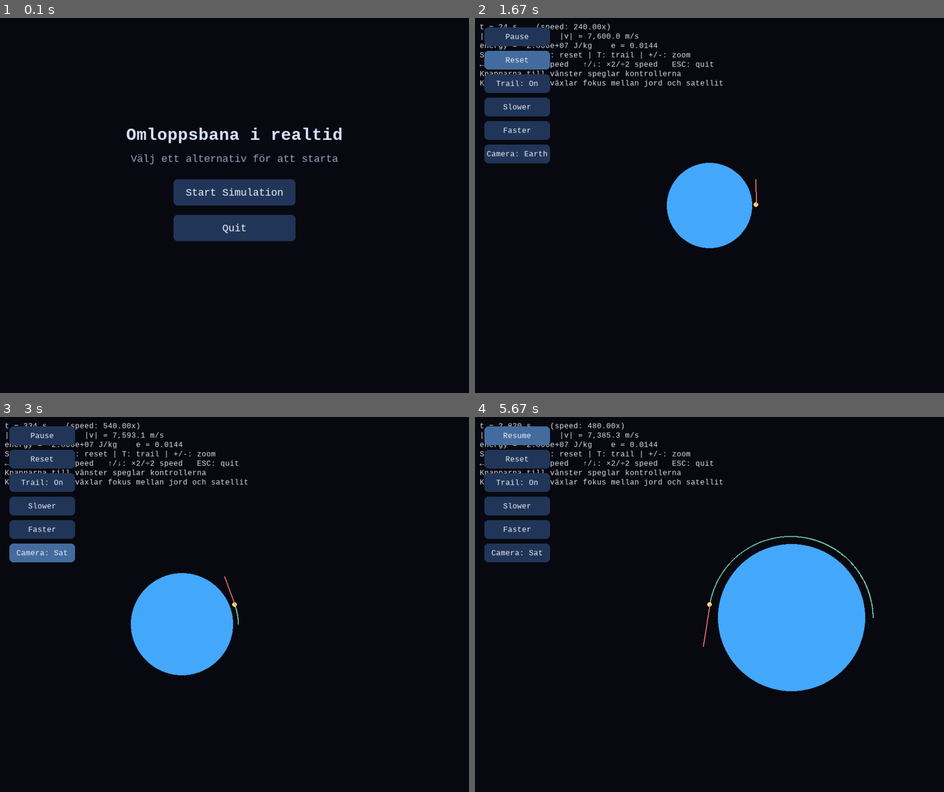
Above: before the commit, frames 1-4 (two rows, left to right).
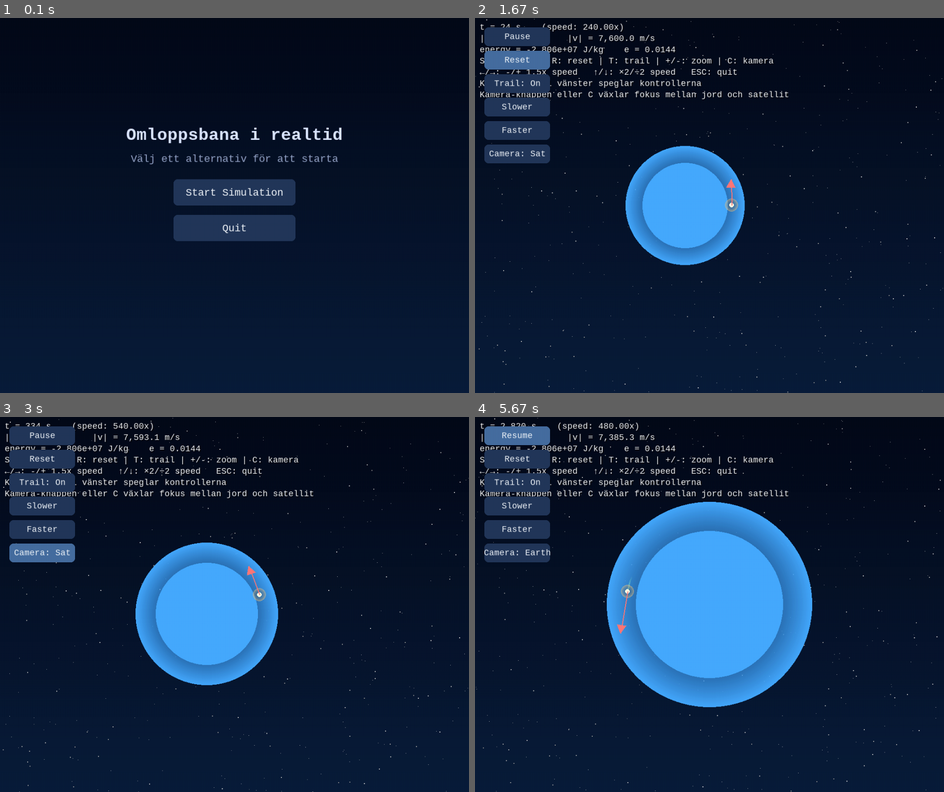
Above: after the commit, the same moments.

Repository: askel-dev/gymnasiearbete-omloppsbana
Game: pygame game, started from src/orbit_pygame.py
Same seed, same stepped clock (60 frames per second), same inputs: the game is played once before the commit and once after it.
Inputs:
- Up to frame 1 (0.1 s): no input
- Up to frame 2 (1.67 s): click "Start Simulation" at 0.38 s; tap = at 0.67 s; hold C 1-1.47 s; hold Right 1-1.47 s; tap Space at 1.07, 1.37 s; click "Reset" at 1.55 s
- Up to frame 3 (3 s): hold C 1.83-2.3 s; hold Right 1.83-2.3 s; tap Space at 1.9, 2.2, 2.4, 2.7 s; tap = at 1.98 s; hold Right 2.33-2.8 s; click "Camera: Earth" at 2.88 s
- Up to frame 4 (5.67 s): hold C 3.17-3.47 s; hold Up 3.17-3.47 s; tap Space at 3.23, 3.57, 4.4, 4.7, 4.97, 5.63 s; tap = at 3.32, 4.48 s; hold Up 3.5-3.8 s; hold Left 4.33-4.87 s; hold Down 4.9-5.2 s; click "Resume" at 5.28 s; hold Left from 5.57 s (still down)

The runs differ from the first frame. In frame 1, 46% of the frame differs, in the area x 0-100%, y 49-100%; in frame 2, 52%; in frame 3, 52%; in frame 4, 59%, in the area x 0-100%, y 0-100%.

Commit message:
Enhance orbit simulation visuals

Diff:
--- a/src/orbit_pygame.py
+++ b/src/orbit_pygame.py
@@ -1,14 +1,138 @@
 # src/orbit_pygame.py
 import json
 import math
+import random
 import time
 import pygame
 import sys
 import numpy as np
 from collections import deque
-from itertools import islice
+from functools import lru_cache
 
 from logging_utils import RunLogger
+
+
+def create_vertical_gradient(width: int, height: int, top_color: tuple[int, int, int], bottom_color: tuple[int, int, int]) -> pygame.Surface:
+    surface = pygame.Surface((width, height))
+    for y in range(height):
+        ratio = y / max(1, height - 1)
+        color = tuple(
+            int(top_color[i] + (bottom_color[i] - top_color[i]) * ratio)
+            for i in range(3)
+        )
+        pygame.draw.line(surface, color, (0, y), (width, y))
+    return surface.convert()
+
+
+def draw_text_with_shadow(surface: pygame.Surface, font: pygame.font.Font, text: str, position: tuple[int, int]) -> None:
+    shadow_color = HUD_SHADOW_COLOR[:3]
+    shadow_surf = font.render(text, True, shadow_color)
+    if len(HUD_SHADOW_COLOR) == 4:
+        shadow_surf.set_alpha(HUD_SHADOW_COLOR[3])
+    text_surf = font.render(text, True, HUD_TEXT_COLOR)
+    x, y = position
+    surface.blit(shadow_surf, (x + 2, y + 2))
+    surface.blit(text_surf, position)
+
+
+def create_radial_surface(
+    radius: int,
+    inner_color: tuple[int, ...],
+    outer_color: tuple[int, ...],
+) -> pygame.Surface:
+    size = radius * 2
+    surface = pygame.Surface((size, size), pygame.SRCALPHA)
+    cx = cy = radius
+    inner_rgba = list(inner_color) + [255] if len(inner_color) == 3 else list(inner_color)
+    outer_rgba = list(outer_color) + [0] if len(outer_color) == 3 else list(outer_color)
+    for r in range(radius, 0, -1):
+        t = r / radius
+        color = [
+            int(inner_rgba[i] * t + outer_rgba[i] * (1 - t))
+            for i in range(4)
+        ]
+        pygame.draw.circle(surface, color, (cx, cy), r)
+    return surface
+
+
+@lru_cache(maxsize=128)
+def _earth_surface(radius: int) -> pygame.Surface:
+    glow_radius = max(radius + 20, int(radius * 1.4))
+    surface_size = glow_radius * 2
+    surface = pygame.Surface((surface_size, surface_size), pygame.SRCALPHA)
+    glow_surface = create_radial_surface(glow_radius, EARTH_CORE_COLOR + (255,), EARTH_GLOW_COLOR + (0,))
+    surface.blit(glow_surface, (0, 0))
+    pygame.draw.circle(surface, EARTH_CORE_COLOR, (glow_radius, glow_radius), radius)
+    return surface
+
+
+def draw_earth(surface: pygame.Surface, position: tuple[int, int], radius: int) -> None:
+    if radius <= 0:
+        return
+    earth_surface = _earth_surface(radius)
+    rect = earth_surface.get_rect(center=position)
+    surface.blit(earth_surface, rect)
+
+
+@lru_cache(maxsize=1)
+def _satellite_surface() -> pygame.Surface:
+    halo_radius = 14
+    surface = pygame.Surface((halo_radius * 2, halo_radius * 2), pygame.SRCALPHA)
+    halo_surface = create_radial_surface(halo_radius, SAT_HALO_COLOR, (0, 0, 0, 0))
+    surface.blit(halo_surface, (0, 0))
+    pygame.draw.circle(surface, SAT_COLOR, (halo_radius, halo_radius), 5)
+    return surface
+
+
+def draw_satellite(surface: pygame.Surface, position: tuple[int, int]) -> None:
+    sat_surface = _satellite_surface()
+    rect = sat_surface.get_rect(center=position)
+    surface.blit(sat_surface, rect)
+
+
+def draw_velocity_arrow(surface: pygame.Surface, start: tuple[int, int], end: tuple[int, int], head_length: int, head_angle: float) -> None:
+    pygame.draw.line(surface, VEL_COLOR, start, end, 2)
+    angle = math.atan2(start[1] - end[1], end[0] - start[0])
+    left = (
+        int(end[0] - head_length * math.cos(angle - head_angle)),
+        int(end[1] + head_length * math.sin(angle - head_angle)),
+    )
+    right = (
+        int(end[0] - head_length * math.cos(angle + head_angle)),
+        int(end[1] + head_length * math.sin(angle + head_angle)),
+    )
+    pygame.draw.polygon(surface, VEL_COLOR, [end, left, right])
+
+
+def generate_starfield(num_stars: int) -> list[dict[str, float | tuple[int, int]]]:
+    stars: list[dict[str, float | tuple[int, int]]] = []
+    for _ in range(num_stars):
+        x = random.uniform(0, WIDTH)
+        y = random.uniform(0, HEIGHT)
+        size = random.choice([1, 1, 1, 2])
+        brightness = random.randint(140, 220)
+        parallax = random.uniform(0.05, 0.35)
+        stars.append({
+            "pos": (x, y),
+            "size": size,
+            "brightness": brightness,
+            "parallax": parallax,
+        })
+    return stars
+
+
+def draw_starfield(surface: pygame.Surface, camera_center: np.ndarray, ppm: float) -> None:
+    offset_x = camera_center[0] * ppm
+    offset_y = camera_center[1] * ppm
+    for star in STARFIELD:
+        base_x, base_y = star["pos"]  # type: ignore[index]
+        parallax = star["parallax"]  # type: ignore[index]
+        sx = int((base_x - offset_x * parallax) % WIDTH)
+        sy = int((base_y + offset_y * parallax) % HEIGHT)
+        brightness = star["brightness"]  # type: ignore[index]
+        color = (brightness, brightness, brightness)
+        size = star["size"]  # type: ignore[index]
+        surface.fill(color, (sx, sy, size, size))
 
 # =======================
 #   FYSIK & KONSTANTER
@@ -27,26 +151,34 @@
 DT_PHYS = 0.25                 # fysikens tidssteg (sekunder)
 REAL_TIME_SPEED = 240.0        # sim-sek per real-sek (startvärde)
 MAX_SUBSTEPS = 20             # skydd mot för många fysiksteg/frame
-TRAIL_MAX = 99999              # punkter i spår
-TRAIL_DRAW_MAX = 2000          # max punkter att rita per frame
 LOG_EVERY_STEPS = 20           # logga var 20:e fysiksteg
 ESCAPE_RADIUS_FACTOR = 20.0
+TRAIL_FADE_ALPHA = 12
 
 # =======================
 #   RIT- & KONTROLL-SETTINGS
 # =======================
 WIDTH, HEIGHT = 1000, 800
-BG_COLOR = (10, 12, 18)
-EARTH_COLOR = (70, 170, 255)
-SAT_COLOR = (255, 230, 120)
-TRAIL_COLOR = (120, 210, 180)
-HUD_COLOR = (220, 230, 240)
+BG_COLOR_TOP = (5, 10, 25)
+BG_COLOR_BOTTOM = (10, 30, 60)
+EARTH_CORE_COLOR = (70, 170, 255)
+EARTH_GLOW_COLOR = (30, 110, 200)
+SAT_COLOR = (255, 255, 230)
+SAT_HALO_COLOR = (255, 200, 120, 120)
+TRAIL_COLOR = (140, 240, 200)
+TRAIL_COLOR_ALPHA = (140, 240, 200, 220)
+HUD_TEXT_COLOR = (245, 245, 245)
+HUD_SHADOW_COLOR = (0, 0, 0, 160)
 VEL_COLOR = (255, 120, 120)
 BUTTON_COLOR = (35, 55, 90)
 BUTTON_HOVER_COLOR = (70, 110, 160)
 BUTTON_TEXT_COLOR = (240, 245, 250)
 MENU_TITLE_COLOR = (220, 230, 255)
 MENU_SUBTITLE_COLOR = (150, 165, 200)
+PERICENTER_COLOR = (255, 180, 120)
+APOCENTER_COLOR = (120, 200, 255)
+
+STARFIELD: list[dict[str, float | tuple[int, int]]] = []
 
 PIXELS_PER_METER = 0.25 * (min(WIDTH, HEIGHT) / (2.0 * np.linalg.norm(R0)))
 MIN_PPM = 1e-7
@@ -126,9 +258,14 @@
     pygame.display.set_caption("Omloppsbana i realtid (Pygame + RK4)")
     screen = pygame.display.set_mode((WIDTH, HEIGHT))
     clock = pygame.time.Clock()
-    font = pygame.font.SysFont("consolas", 18)
+    font = pygame.font.SysFont("consolas", 20)
     title_font = pygame.font.SysFont("consolas", 40, bold=True)
     subtitle_font = pygame.font.SysFont("consolas", 24)
+
+    gradient_bg = create_vertical_gradient(WIDTH, HEIGHT, BG_COLOR_TOP, BG_COLOR_BOTTOM)
+    global STARFIELD
+    if not STARFIELD:
+        STARFIELD = generate_starfield(450)
 
     # Simuleringsstate
     r = R0.copy()
@@ -136,12 +273,24 @@
     t_sim = 0.0
     paused = False
     show_trail = True
-    trail = deque(maxlen=TRAIL_MAX)
     ppm = PIXELS_PER_METER
+    ppm_target = ppm
     real_time_speed = REAL_TIME_SPEED
     camera_mode = "earth"
+    camera_center = np.array([0.0, 0.0], dtype=float)
+    camera_target = np.array([0.0, 0.0], dtype=float)
 
     vel_vector_scale = 500.0  # endast visuellt
+    arrow_head_length = 20
+    arrow_head_angle = math.radians(28)
+
+    trail_surface = pygame.Surface((WIDTH, HEIGHT), pygame.SRCALPHA)
+    trail_surface.fill((0, 0, 0, 0))
+    trail_prev_screen_pos: tuple[int, int] | None = None
+    trail_last_ppm = ppm
+    trail_last_camera = camera_center.copy()
+
+    orbit_markers: deque[tuple[str, float, float]] = deque(maxlen=20)
 
     # tidsackumulator för fast fysik
     accumulator = 0.0
@@ -162,16 +311,17 @@
             logger = None
 
     def reset():
-        nonlocal r, v, t_sim, trail, paused, ppm, real_time_speed
+        nonlocal r, v, t_sim, paused, ppm, real_time_speed
         nonlocal accumulator, last_time, log_step_counter, prev_r, prev_dr
-        nonlocal impact_logged, escape_logged
+        nonlocal impact_logged, escape_logged, ppm_target
+        nonlocal trail_prev_screen_pos, trail_last_ppm, trail_last_camera, camera_center, orbit_markers, camera_target
         close_logger()
         r = R0.copy()
         v = V0.copy()
         t_sim = 0.0
-        trail = deque(maxlen=TRAIL_MAX)
         paused = False
         ppm = PIXELS_PER_METER
+        ppm_target = ppm
         real_time_speed = REAL_TIME_SPEED
         accumulator = 0.0
         last_time = time.perf_counter()
@@ -180,6 +330,13 @@
         prev_dr = None
         impact_logged = False
         escape_logged = False
+        trail_surface.fill((0, 0, 0, 0))
+        trail_prev_screen_pos = None
+        trail_last_ppm = ppm
+        orbit_markers.clear()
+        camera_center[:] = (0.0, 0.0)
+        camera_target[:] = (0.0, 0.0)
+        trail_last_camera = camera_center.copy()
 
     state = "menu"
     escape_radius_limit = ESCAPE_RADIUS_FACTOR * float(np.linalg.norm(R0))
@@ -342,9 +499,9 @@
                     elif event.key == pygame.K_t:
                         show_trail = not show_trail
                     elif event.key in (pygame.K_EQUALS, pygame.K_PLUS):
-                        ppm = clamp(ppm * 1.2, MIN_PPM, MAX_PPM)     # zoom in
+                        ppm_target = clamp(ppm_target * 1.2, MIN_PPM, MAX_PPM)     # zoom in
                     elif event.key == pygame.K_MINUS:
-                        ppm = clamp(ppm / 1.2, MIN_PPM, MAX_PPM)     # zoom out
+                        ppm_target = clamp(ppm_target / 1.2, MIN_PPM, MAX_PPM)     # zoom out
 
                     # ---- Piltangenter styr simhastighet (ingen boost längre) ----
                     elif event.key == pygame.K_RIGHT:
@@ -355,6 +512,8 @@
                         real_time_speed = min(real_time_speed * 2.0, 10_000.0)
                     elif event.key == pygame.K_DOWN:
                         real_time_speed = max(real_time_speed / 2.0, 0.1)
+                    elif event.key == pygame.K_c:
+                        toggle_camera()
             if state == "menu":
                 for btn in menu_buttons:
                     btn.handle_event(event)
@@ -363,7 +522,7 @@
                     btn.handle_event(event)
 
         if state == "menu":
-            screen.fill(BG_COLOR)
+            screen.blit(gradient_bg, (0, 0))
             title_surf = title_font.render("Omloppsbana i realtid", True, MENU_TITLE_COLOR)
             subtitle_surf = subtitle_font.render("Välj ett alternativ för att starta", True, MENU_SUBTITLE_COLOR)
             title_rect = title_surf.get_rect(center=(WIDTH // 2, HEIGHT // 2 - 150))
@@ -397,46 +556,41 @@
             for _ in range(steps_to_run):
                 r, v = rk4_step(r, v, dt_step)
                 t_sim += dt_step
-                if show_trail:
-                    trail.append((r[0], r[1]))
+                rmag = float(np.linalg.norm(r))
+                event_logged = False
+                event_type: str | None = None
+                prev_radius = prev_r
+                dr = None
+                if prev_radius is not None:
+                    dr = rmag - prev_radius
+                    if prev_dr is not None:
+                        if prev_dr < 0.0 and dr >= 0.0:
+                            event_type = "pericenter"
+                        elif prev_dr > 0.0 and dr <= 0.0:
+                            event_type = "apocenter"
+                prev_dr = dr
+                prev_r = rmag
+
+                if event_type is not None:
+                    orbit_markers.append((event_type, float(r[0]), float(r[1])))
 
                 if logger is not None:
                     log_step_counter += 1
-                    rmag = float(np.linalg.norm(r))
                     vmag = float(np.linalg.norm(v))
                     eps = float(energy_specific(r, v))
                     e_val = float(eccentricity(r, v))
-                    event_logged = False
-
-                    prev_radius = prev_r
-                    dr = None
-                    if prev_radius is not None:
-                        dr = rmag - prev_radius
-                        if prev_dr is not None:
-                            if prev_dr < 0.0 and dr >= 0.0:
-                                logger.log_event(
-                                    [
-                                        float(t_sim),
-                                        "pericenter",
-                                        rmag,
-                                        vmag,
-                                        json.dumps({"ecc": e_val, "energy": eps}),
-                                    ]
-                                )
-                                event_logged = True
-                            elif prev_dr > 0.0 and dr <= 0.0:
-                                logger.log_event(
-                                    [
-                                        float(t_sim),
-                                        "apocenter",
-                                        rmag,
-                                        vmag,
-                                        json.dumps({"ecc": e_val, "energy": eps}),
-                                    ]
-                                )
-                                event_logged = True
-                    prev_dr = dr
-                    prev_r = rmag
+
+                    if event_type is not None:
+                        logger.log_event(
+                            [
+                                float(t_sim),
+                                event_type,
+                                rmag,
+                                vmag,
+                                json.dumps({"ecc": e_val, "energy": eps}),
+                            ]
+                        )
+                        event_logged = True
 
                     if not impact_logged and rmag <= EARTH_RADIUS:
                         logger.log_event(
@@ -471,37 +625,61 @@
             accumulator = 0.0
 
         # --- Render ---
-        screen.fill(BG_COLOR)
-
-        # Kameracentrering
-        camera_center = (0.0, 0.0) if camera_mode == "earth" else (r[0], r[1])
+        # Smooth zoom mot mål
+        ppm += (ppm_target - ppm) * 0.1
+        ppm = clamp(ppm, MIN_PPM, MAX_PPM)
+
+        # Kamera-targets
+        if camera_mode == "earth":
+            camera_target[:] = (0.0, 0.0)
+        else:
+            camera_target[:] = (r[0], r[1])
+        camera_center += (camera_target - camera_center) * 0.1
+
+        # Bakgrund
+        screen.blit(gradient_bg, (0, 0))
+        draw_starfield(screen, camera_center, ppm)
 
         # Jorden
-        earth_screen_pos = world_to_screen(0.0, 0.0, ppm, camera_center)
+        earth_screen_pos = world_to_screen(0.0, 0.0, ppm, tuple(camera_center))
         earth_px = max(2, int(EARTH_RADIUS * ppm))
-        pygame.draw.circle(screen, EARTH_COLOR, earth_screen_pos, earth_px)
+        draw_earth(screen, earth_screen_pos, earth_px)
 
         # Spår
-        if show_trail and len(trail) >= 2:
-            if len(trail) > TRAIL_DRAW_MAX:
-                step = math.ceil(len(trail) / TRAIL_DRAW_MAX)
-                sampled_trail = list(islice(trail, 0, len(trail), step))
-                if sampled_trail[-1] != trail[-1]:
-                    sampled_trail.append(trail[-1])
-            else:
-                sampled_trail = list(trail)
-
-            pts = [world_to_screen(x, y, ppm, camera_center) for (x, y) in sampled_trail]
-            pygame.draw.lines(screen, TRAIL_COLOR, False, pts, 2)
+        if show_trail:
+            camera_delta = np.linalg.norm(camera_center - trail_last_camera)
+            if abs(ppm - trail_last_ppm) > 1e-5 or camera_delta > 5.0:
+                trail_surface.fill((0, 0, 0, 0))
+                trail_prev_screen_pos = None
+                trail_last_ppm = ppm
+                trail_last_camera = camera_center.copy()
+
+            trail_surface.fill((0, 0, 0, TRAIL_FADE_ALPHA), special_flags=pygame.BLEND_RGBA_SUB)
+        else:
+            trail_surface.fill((0, 0, 0, 0))
+            trail_prev_screen_pos = None
 
         # Satellit
-        sat_pos = world_to_screen(r[0], r[1], ppm, camera_center)
-        pygame.draw.circle(screen, SAT_COLOR, sat_pos, 5)
+        sat_pos = world_to_screen(r[0], r[1], ppm, tuple(camera_center))
+        if show_trail:
+            if trail_prev_screen_pos is not None:
+                pygame.draw.line(trail_surface, TRAIL_COLOR_ALPHA, trail_prev_screen_pos, sat_pos, 3)
+            trail_prev_screen_pos = sat_pos
+            trail_last_ppm = ppm
+            trail_last_camera = camera_center.copy()
+            screen.blit(trail_surface, (0, 0))
+        draw_satellite(screen, sat_pos)
+
+        for marker_type, mx, my in orbit_markers:
+            marker_pos = world_to_screen(mx, my, ppm, tuple(camera_center))
+            color = PERICENTER_COLOR if marker_type == "pericenter" else APOCENTER_COLOR
+            pygame.draw.circle(screen, color, marker_pos, 6)
+            pygame.draw.circle(screen, (255, 255, 255), marker_pos, 6, 2)
 
         # Hastighetsvektor (visuell)
         vx, vy = v
-        v_end = world_to_screen(r[0] + vx*vel_vector_scale, r[1] + vy*vel_vector_scale, ppm, camera_center)
-        pygame.draw.line(screen, VEL_COLOR, sat_pos, v_end, 2)
+        v_end = world_to_screen(r[0] + vx*vel_vector_scale, r[1] + vy*vel_vector_scale, ppm, tuple(camera_center))
+        draw_velocity_arrow(screen, sat_pos, v_end, arrow_head_length, arrow_head_angle)
 
         # HUD
         rmag = np.linalg.norm(r)
@@ -512,16 +690,15 @@
             f"t = {t_sim:,.0f} s    (speed: {real_time_speed:.2f}x)",
             f"|r| = {rmag/1e6:.2f} Mm    |v| = {vmag:,.1f} m/s",
             f"energy = {eps: .3e} J/kg    e = {e:.4f}",
-            "SPACE: paus | R: reset | T: trail | +/-: zoom",
+            "SPACE: paus | R: reset | T: trail | +/-: zoom | C: kamera",
             "←/→: -/+ 1.5x speed   ↑/↓: ×2/÷2 speed   ESC: quit",
             "Knapparna till vänster speglar kontrollerna",
-            "Kamera-knappen växlar fokus mellan jord och satellit",
+            "Kamera-knappen eller C växlar fokus mellan jord och satellit",
         ]
         y = 10
         for line in hud_lines:
-            surf = font.render(line, True, HUD_COLOR)
-            screen.blit(surf, (10, y))
-            y += 20
+            draw_text_with_shadow(screen, font, line, (10, y))
+            y += 24
 
         for btn in sim_buttons:
             btn.draw(screen, font)
